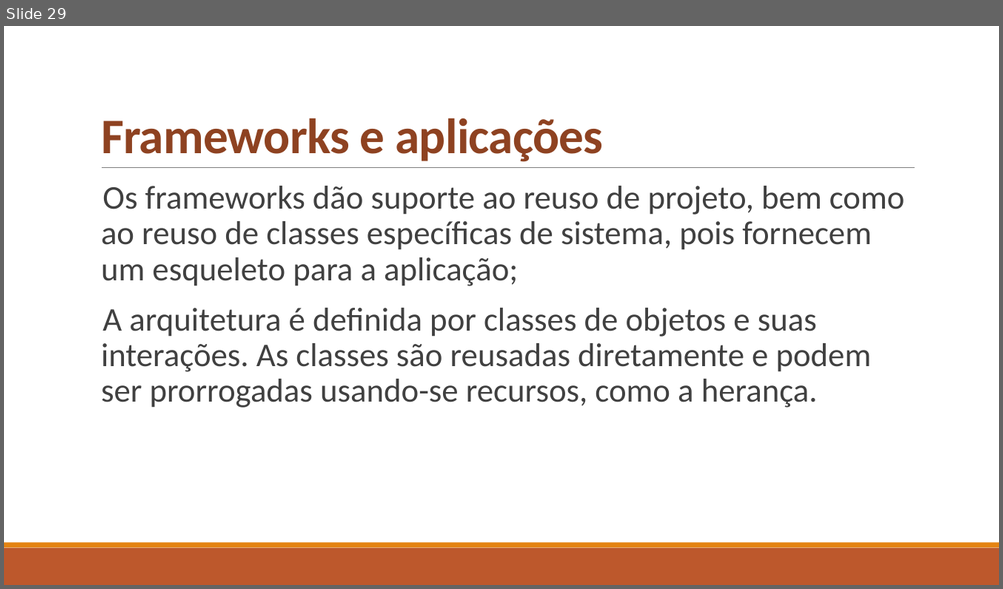
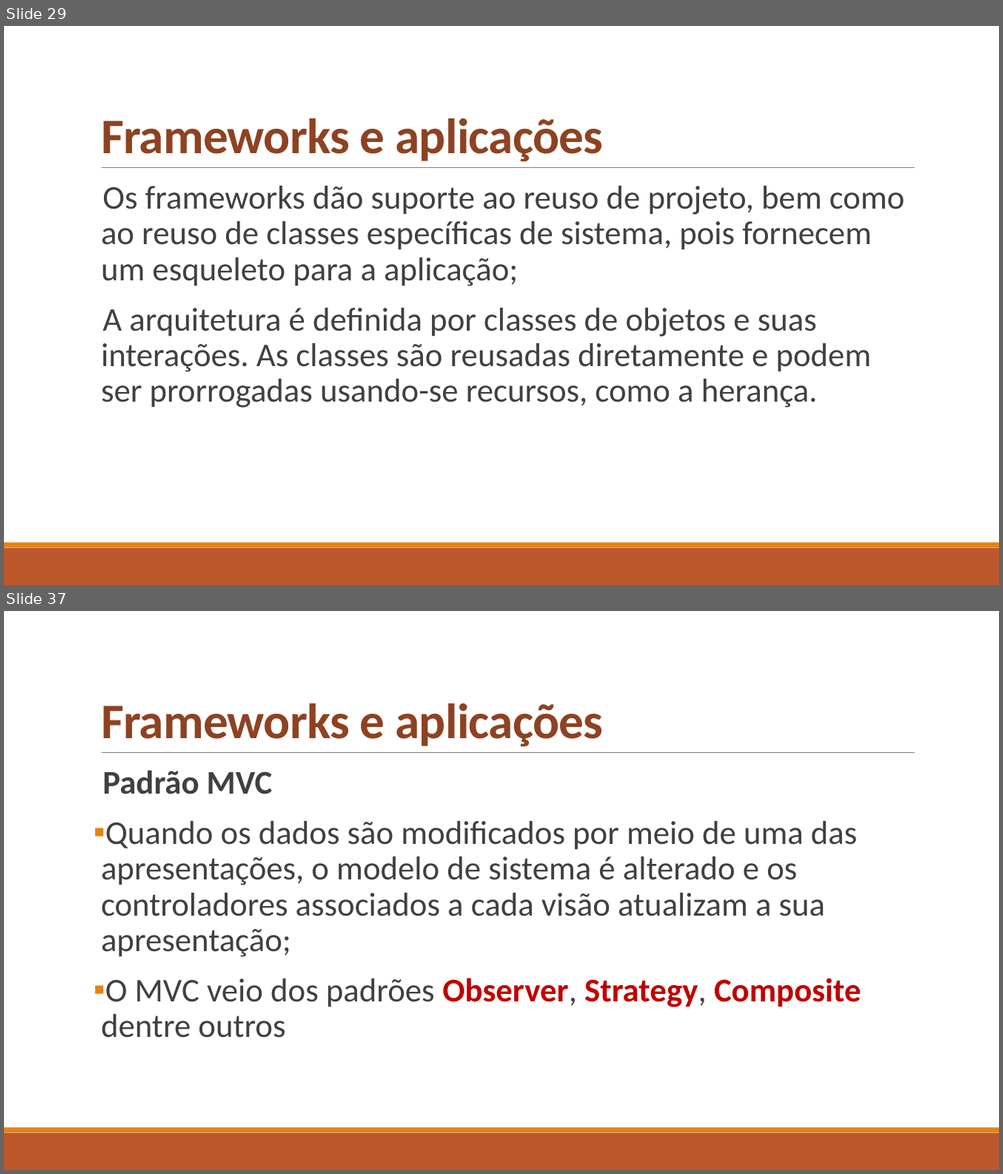
Before and after one commit to celsofurtado/reuso, a slide deck: Reuso de Software e Componentes.pptx. Shown one above the other, each under a label of ours: slide 29 before the commit, slides 29 and 37 after it; the slides between them are not shown. The pictures are 1003x589 and 1003x1174 pixels, drawn with LibreOffice and Linux fonts; fonts in the diff are those of the drawing. Boxes give left, top, right and bottom in pixels: in the first picture for what was removed or moved away, otherwise in the second. Text is boxed around its words. In the diff, an @@ line names an element or a change of style, - is before the commit and + after.

```diff
--- a/Reuso de Software e Componentes.pptx
+++ b/Reuso de Software e Componentes.pptx
@@ slide 37 added at [4,611,999,1170], background #FFFFFF; not listed: 3 template elements that a slide beside it also shows @@
@@ title added at [101,703,603,747], 48 pt, text #8E4221, bold @@
+Frameworks e aplicações
@@ text added at [101,770,861,1038], 32 pt, text #404040 @@
+  Padrão MVC
+▪ Quando os dados são modificados por meio de uma das apresentações, o modelo de sistema é alterado e os controladores associados a cada visão atualizam a sua apresentação;
+▪ O MVC veio dos padrões Observer, Strategy, Composite dentre outros
```
Also in this commit, not shown: 62 other slides added.
